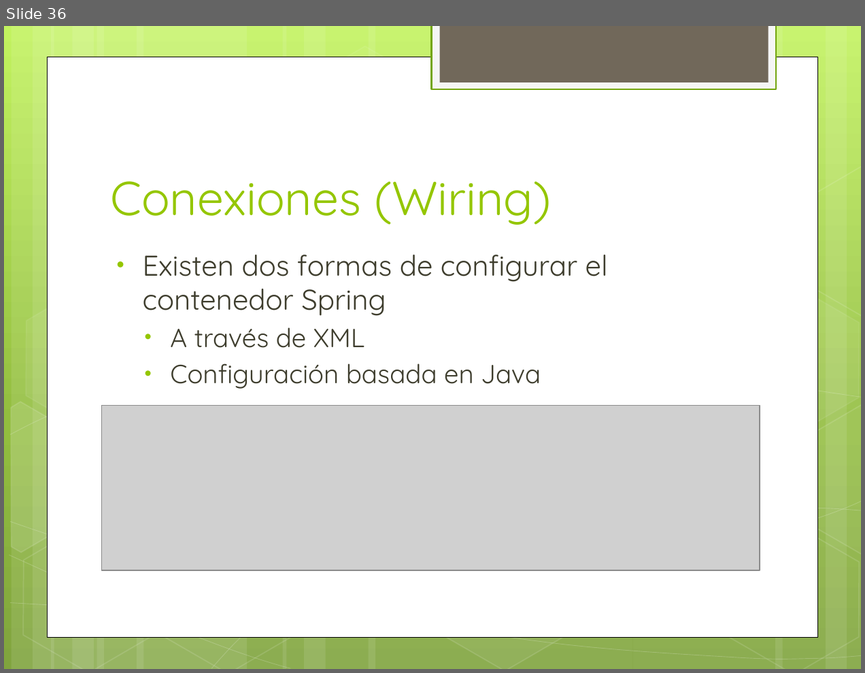
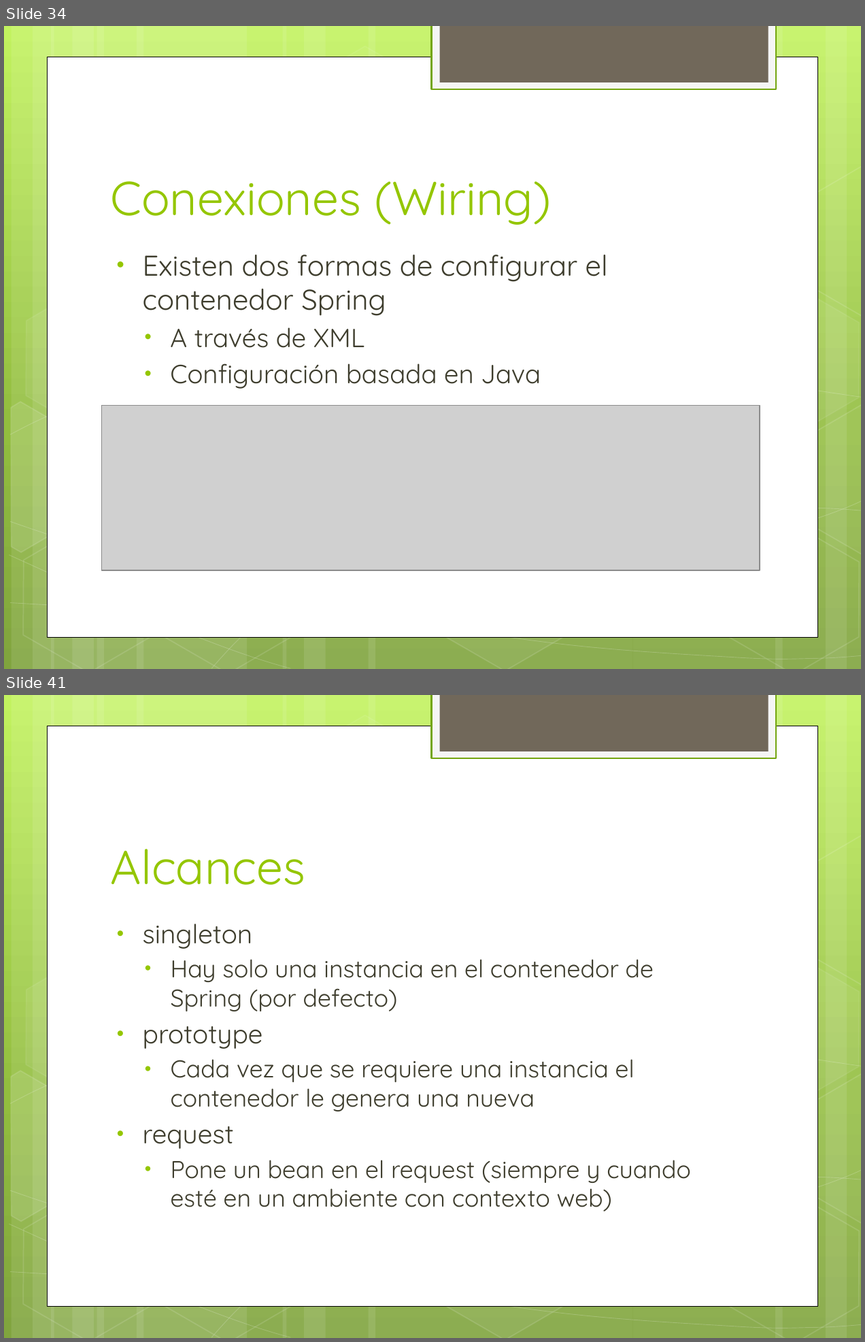
Before and after one commit to jdmr/CursoSpring, a slide deck: Presentation1.pptx. Shown one above the other, each under a label of ours: slide 36 before the commit, slides 34 and 41 after it; the slides between them are not shown. The pictures are 865x673 and 865x1342 pixels, drawn with LibreOffice and Linux fonts; fonts in the diff are those of the drawing; grey boxes stand for pictures. Boxes give left, top, right and bottom in pixels: in the first picture for what was removed or moved away, otherwise in the second. Text is boxed around its words. In the diff, an @@ line names an element or a change of style, - is before the commit and + after.

```diff
--- a/Presentation1.pptx
+++ b/Presentation1.pptx
@@ slide 41 added at [4, 695, 861, 1338], background gradient #C3F35F to #93BF3F to #81A53E; not listed: 31 template elements that a slide beside it also shows @@
@@ title added at [110, 849, 305, 885], 40 pt, text #94C600 @@
+Alcances
@@ text added at [143, 923, 691, 1211], 20.4 pt, text #3E3D2D @@
+• singleton
+  • Hay solo una instancia en el contenedor de Spring (por defecto)
+• prototype
+  • Cada vez que se requiere una instancia el contenedor le genera una nueva
+• request
+  • Pone un bean en el request (siempre y cuando esté en un ambiente con contexto web)
@@ what was slide 36 is now slide 34 @@
```
Also in this commit, not shown: 1 slide changed, 40 other slides added.
